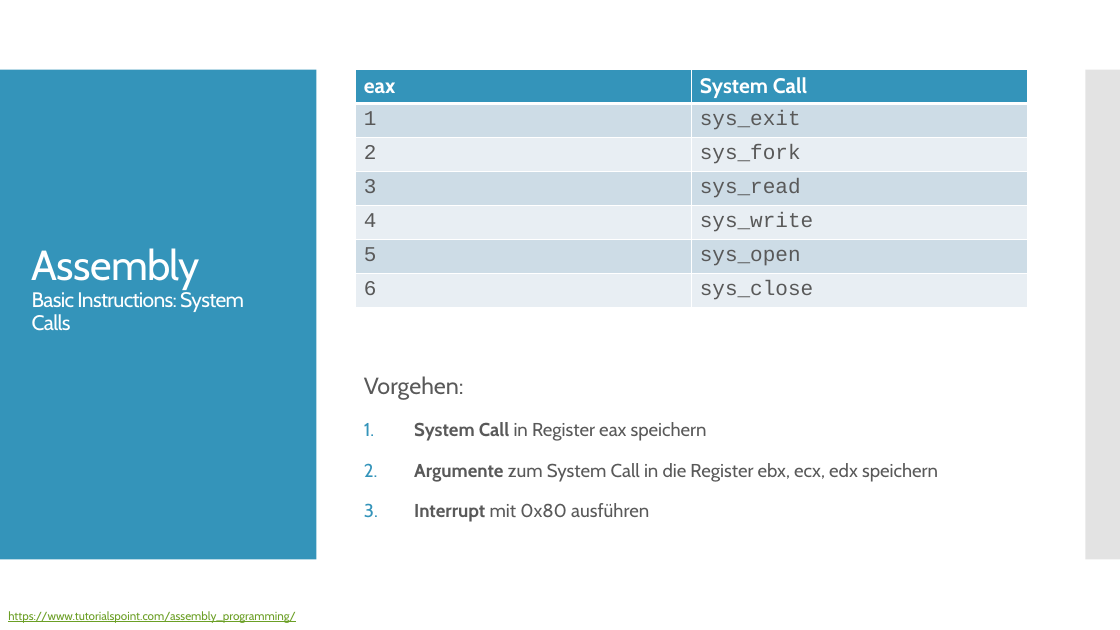
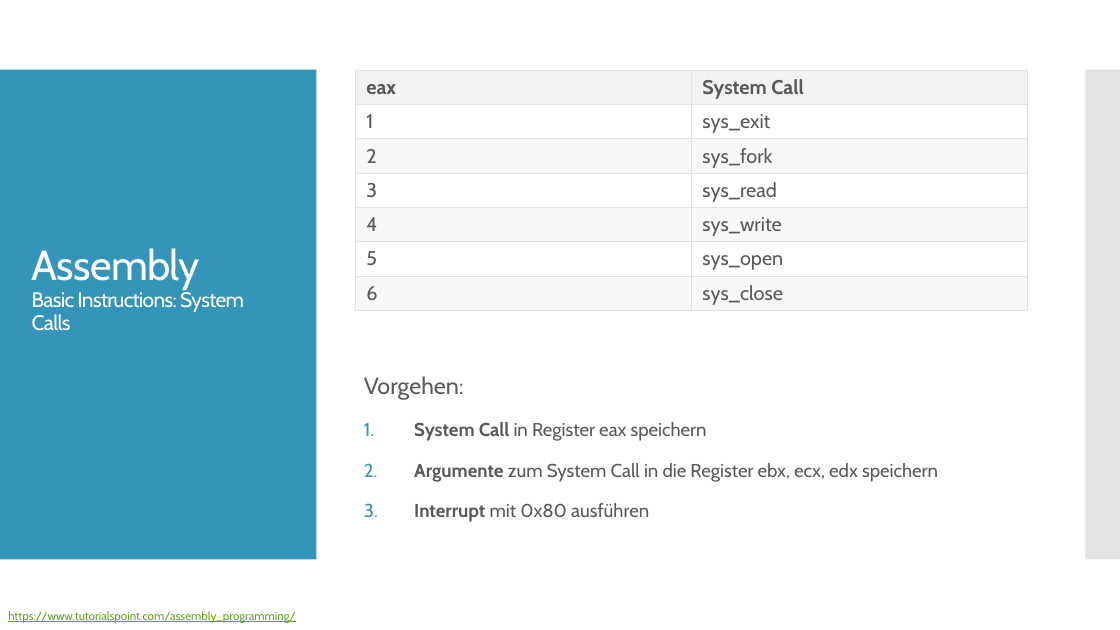
Before and after one commit to christopherchristensen/assembler, a slide deck: slide 8 of docs/ppt/presentation-v.1.pptx (slide 7 before the commit). Drawn at 1120x630 pixels with LibreOffice and Linux fonts; fonts in the diff are those of the drawing. Boxes give left, top, right and bottom in pixels: in the first picture for what was removed or moved away, otherwise in the second. Text is boxed around its words. In the diff, an @@ line names an element or a change of style, - is before the commit and + after.

```diff
--- a/docs/ppt/presentation-v.1.pptx
+++ b/docs/ppt/presentation-v.1.pptx
@@ table at [355, 71, 1028, 311] @@
@@ fill #3494BA to #F2F2F2 in row 1 @@
@@ fill #CEDCE7 to none in 6 cells @@
@@ fill #E8EEF3 to #F8F8F8 in 6 cells @@
@@ size 18 to 17 pt @@
@@ text colour #FFFFFF to #595959 in "eax", "System Call" @@
@@ font Courier New to Cabin in "1", "sys_exit", "2", "sys_fork" and 8 more places @@
@@ borders changed @@
```
Also in this commit, not shown: 5 other slides changed, 2 slides added, 1 other file.
